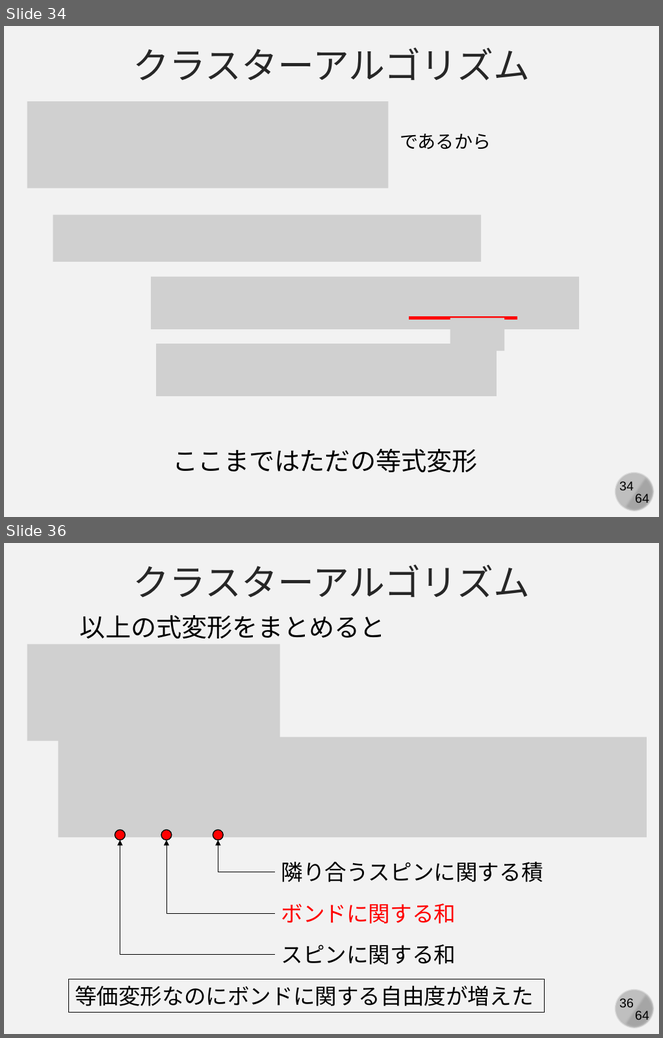
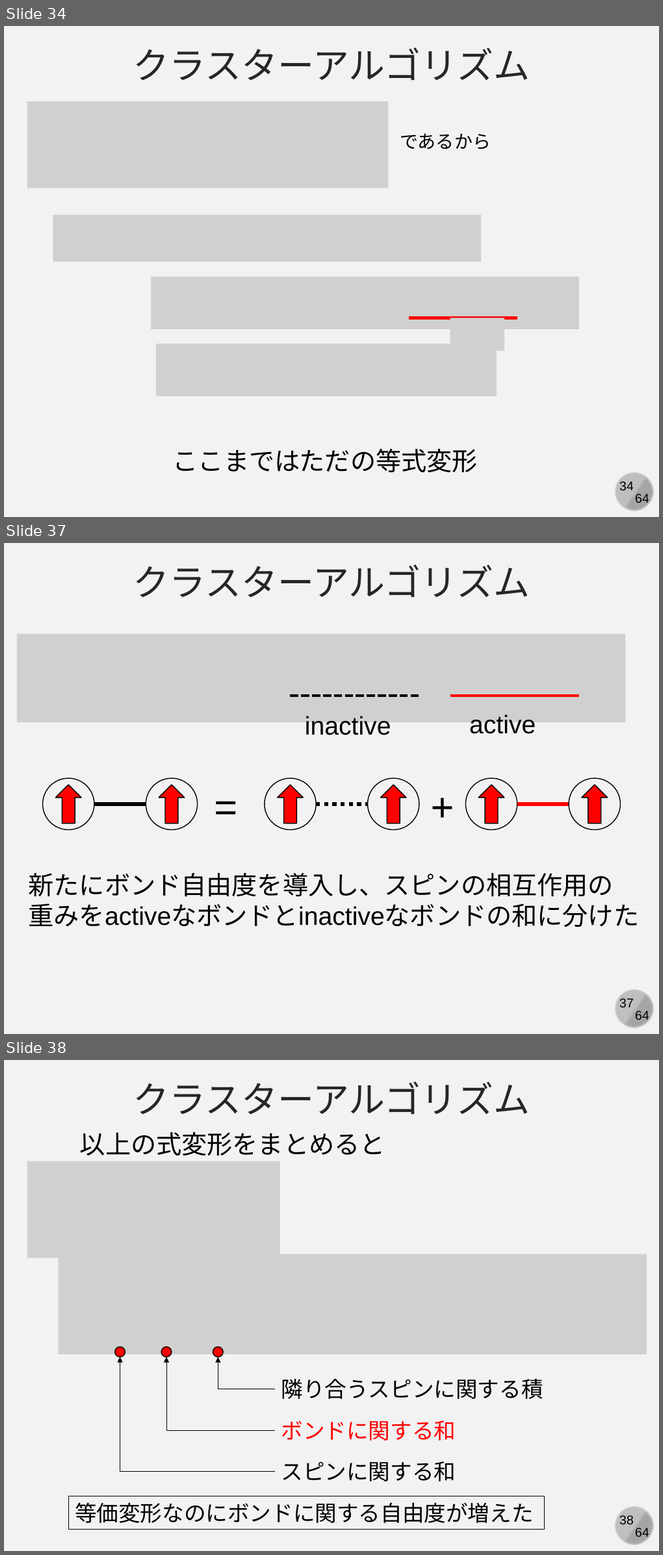
Before and after one commit to kaityo256/simulation_engineering, a slide deck: 04_mc_advanced/simulation04.pptx. Shown one above the other, each under a label of ours: slides 34 and 36 before the commit, slides 34, 37 and 38 after it; the slides between them are not shown. The pictures are 663x1038 and 663x1555 pixels, drawn with LibreOffice and Linux fonts; fonts in the diff are those of the drawing; grey boxes stand for pictures. Boxes give left, top, right and bottom in pixels: in the first picture for what was removed or moved away, otherwise in the second. Text is boxed around its words. In the diff, an @@ line names an element or a change of style, - is before the commit and + after.

```diff
--- a/04_mc_advanced/simulation04.pptx
+++ b/04_mc_advanced/simulation04.pptx
@@ slide 37 added at (4, 543, 659, 1034), background #F2F2F2; not listed: 4 template elements that a slide beside it also shows @@
@@ text added at (133, 564, 530, 598), 40 pt, text #262626 @@
+クラスターアルゴリズム
@@ picture added at (17, 634, 626, 722) @@
@@ line added from (290, 696) to (419, 696), #000000 3 pt dashed @@
@@ line added from (450, 696) to (579, 696), #FF0000 3 pt @@
@@ text added at (305, 716, 391, 735), 28 pt, text #000000 @@
+inactive
@@ text added at (469, 715, 536, 734), 28 pt, text #000000 @@
+active
@@ ellipse added at (42, 778, 94, 830), outline #000000 1 pt @@
@@ down arrow added at (56, 785, 81, 823), fill #FF0000, outline #000000 1 pt @@
@@ ellipse added at (146, 778, 198, 830), outline #000000 1 pt @@
@@ down arrow added at (159, 785, 184, 823), fill #FF0000, outline #000000 1 pt @@
@@ text added at (207, 778, 244, 834), 44 pt, text #000000 @@
+=
@@ ellipse added at (265, 778, 317, 830), outline #000000 1 pt @@
@@ down arrow added at (277, 785, 303, 823), fill #FF0000, outline #000000 1 pt @@
@@ ellipse added at (367, 778, 419, 830), outline #000000 1 pt @@
@@ down arrow added at (381, 785, 406, 823), fill #FF0000, outline #000000 1 pt @@
@@ text added at (425, 778, 462, 834), 44 pt, text #000000 @@
++
@@ ellipse added at (466, 778, 518, 830), outline #000000 1 pt @@
@@ down arrow added at (478, 785, 504, 823), fill #FF0000, outline #000000 1 pt @@
@@ ellipse added at (569, 778, 621, 830), outline #000000 1 pt @@
@@ down arrow added at (582, 785, 607, 823), fill #FF0000, outline #000000 1 pt @@
@@ line added from (94, 804) to (146, 804), #000000 4.5 pt @@
@@ line added from (316, 804) to (367, 804), #000000 4.5 pt dashed @@
@@ line added from (517, 804) to (569, 804), #FF0000 4.5 pt @@
@@ text added at (29, 873, 640, 927), 28 pt, text #000000 @@
+新たにボンド自由度を導入し、スピンの相互作用の
+重みをactiveなボンドとinactiveなボンドの和に分けた
@@ what was slide 36 is now slide 38 @@
```
Also in this commit, not shown: 4 slides changed.
